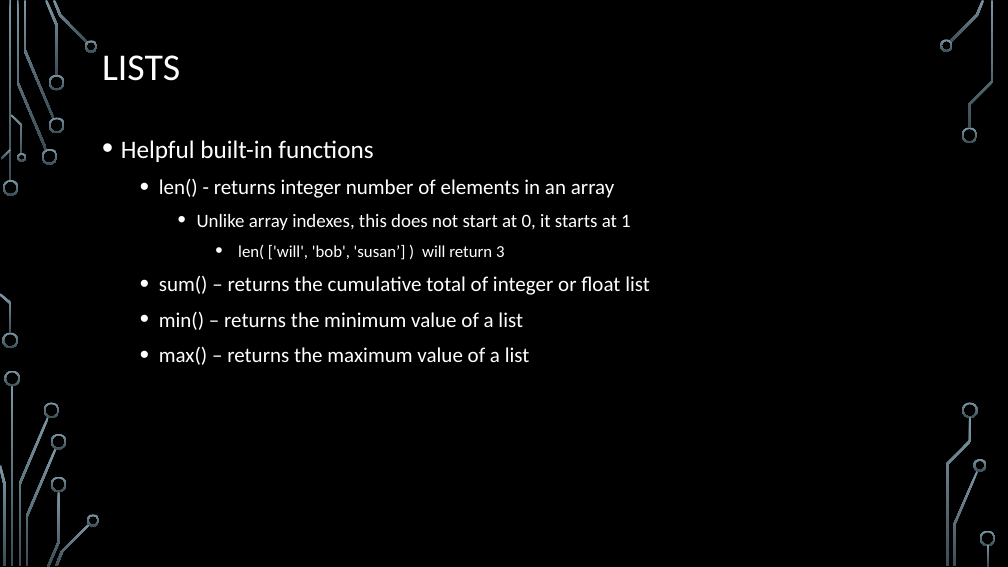
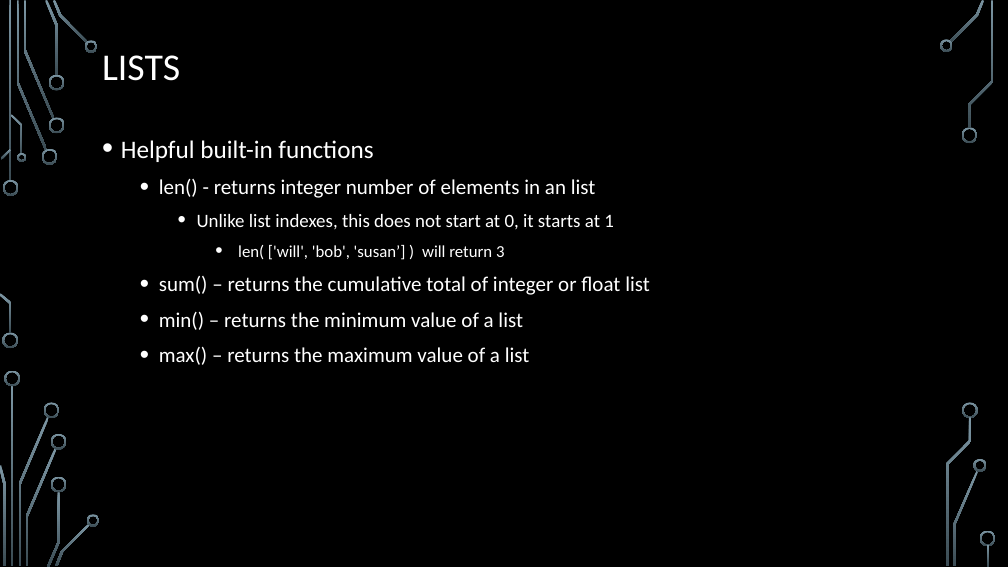
Before and after one commit to william-estes/youtube, a slide deck: slide 13 of lecture_2/Lecture_2.pptx (slide 14 before the commit). Drawn at 1008x567 pixels with LibreOffice and Linux fonts; fonts in the diff are those of the drawing; background and template pictures are left out. Boxes give left, top, right and bottom in pixels: in the first picture for what was removed or moved away, otherwise in the second. Text is boxed around its words. In the diff, an @@ line names an element or a change of style, - is before the commit and + after.

```diff
--- a/lecture_2/Lecture_2.pptx
+++ b/lecture_2/Lecture_2.pptx
@@ text at (159, 179, 614, 229): text changed @@
-  • len() - returns integer number of elements in an array
-    • Unlike array indexes, this does not start at 0, it starts at 1
+  • len() - returns integer number of elements in an list
+    • Unlike list indexes, this does not start at 0, it starts at 1
```
Also in this commit, not shown: 3 other slides changed, 1 slide removed, 1 other file.
